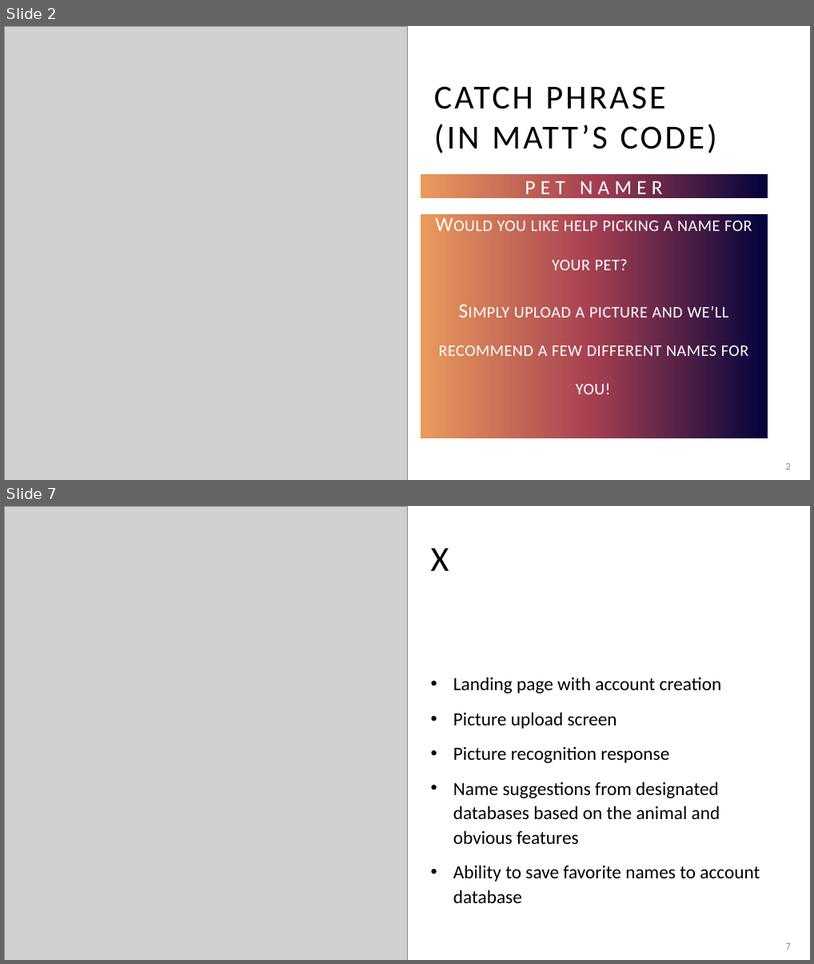
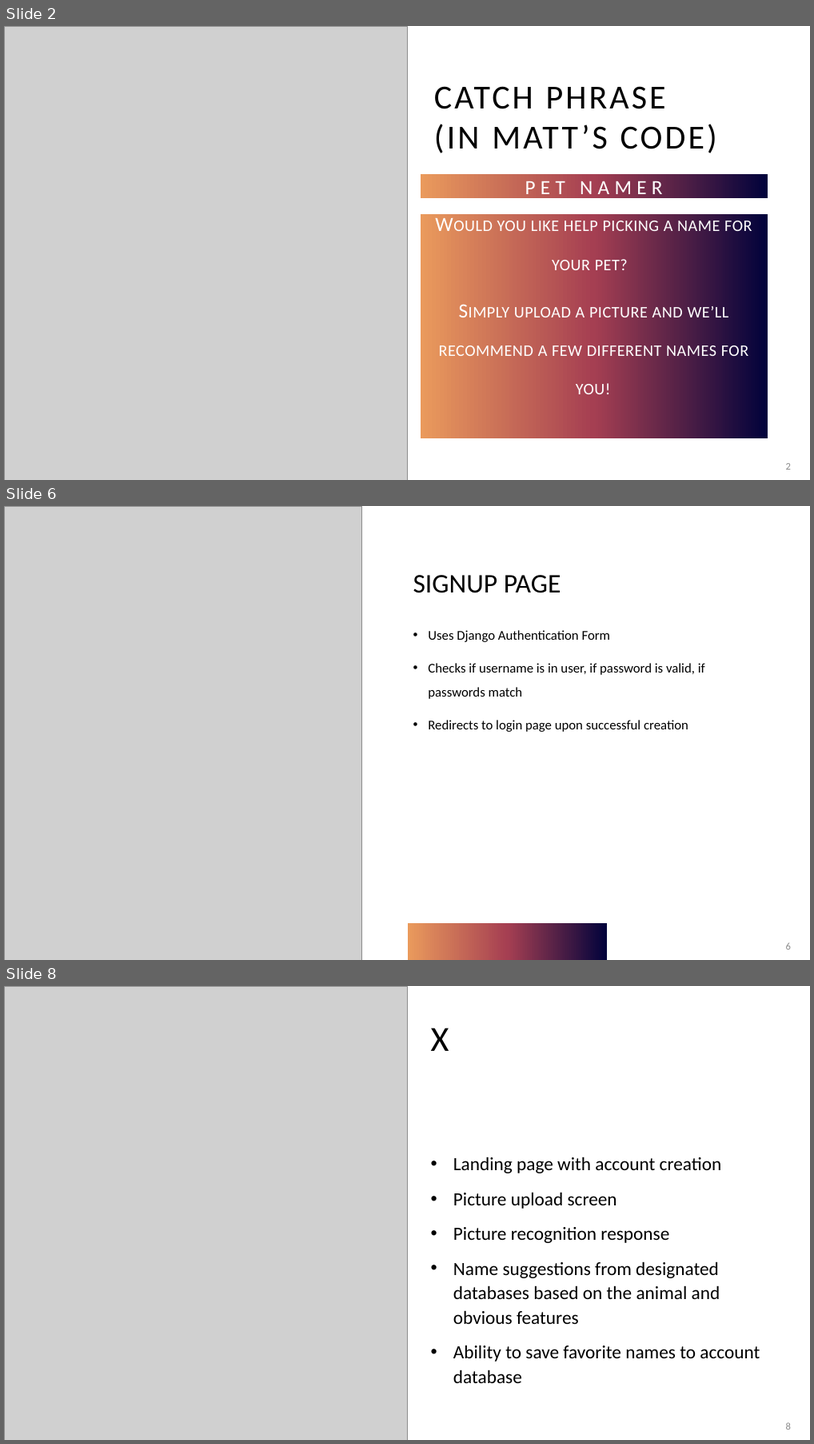
Before and after one commit to adriaonline/CPT200SP24-Team1, a slide deck: Phase 2 Docs/Phase 2 - Presentation.pptx. Shown one above the other, each under a label of ours: slides 2 and 7 before the commit, slides 2, 6 and 8 after it; the slides between them are not shown. The pictures are 814x964 and 814x1444 pixels, drawn with LibreOffice and Linux fonts; fonts in the diff are those of the drawing; grey boxes stand for pictures. Boxes give left, top, right and bottom in pixels: in the first picture for what was removed or moved away, otherwise in the second. Text is boxed around its words. In the diff, an @@ line names an element or a change of style, - is before the commit and + after.

Commit message:
Added pictures and information to slideshow

```diff
--- a/Phase 2 Docs/Phase 2 - Presentation.pptx
+++ b/Phase 2 Docs/Phase 2 - Presentation.pptx
@@ slide 6 added at <box>4,506,810,960</box>, background #FFFFFF @@
@@ picture added at <box>4,506,362,960</box> @@
@@ title added at <box>414,575,562,593</box>, 32 pt, text #000000 @@
+SIGNUP PAGE
@@ text added at <box>428,630,706,732</box>, 16 pt, text #000000 @@
+• Uses Django Authentication Form
+• Checks if username is in user, if password is valid, if passwords match
+• Redirects to login page upon successful creation
@@ rectangle added at <box>408,923,608,960</box>, fill gradient #01023B to #A53F52 to #EA9A5C @@
@@ page number added at <box>786,942,791,949</box>, 12 pt, text #8C8C8C @@
+6
@@ what was slide 7 is now slide 8 @@
@@ page number at <box>786,1422,791,1429</box>: text changed @@
-7
+8
```
Also in this commit, not shown: 5 slides changed, 3 other slides added, 2 slides removed.
